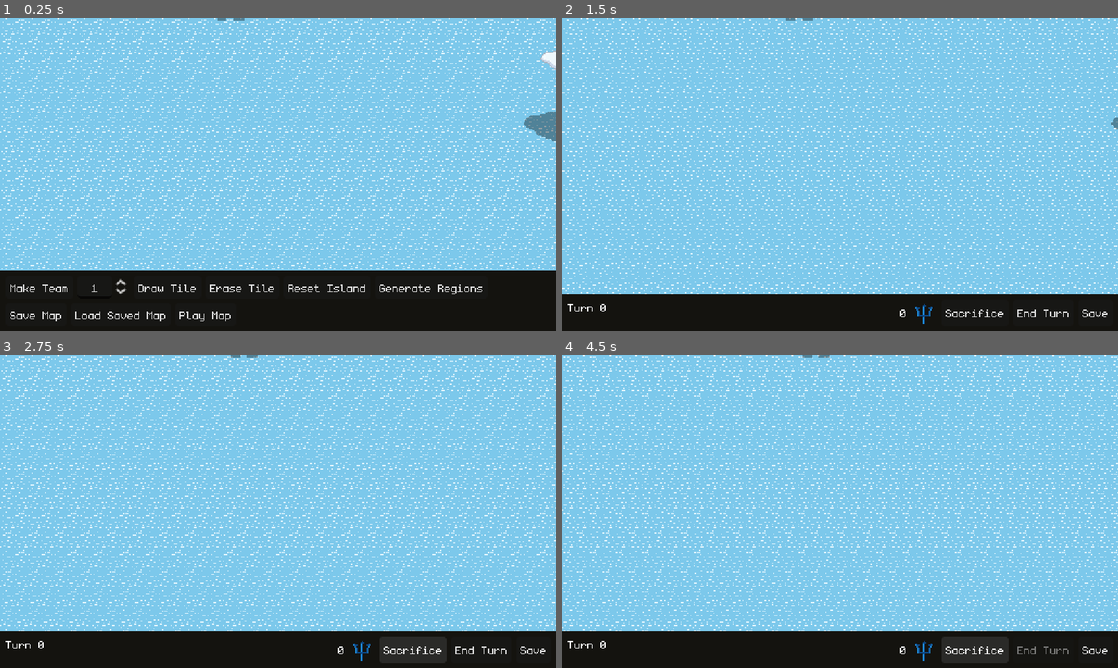
Above: before the commit, frames 1-4 (two rows, left to right).
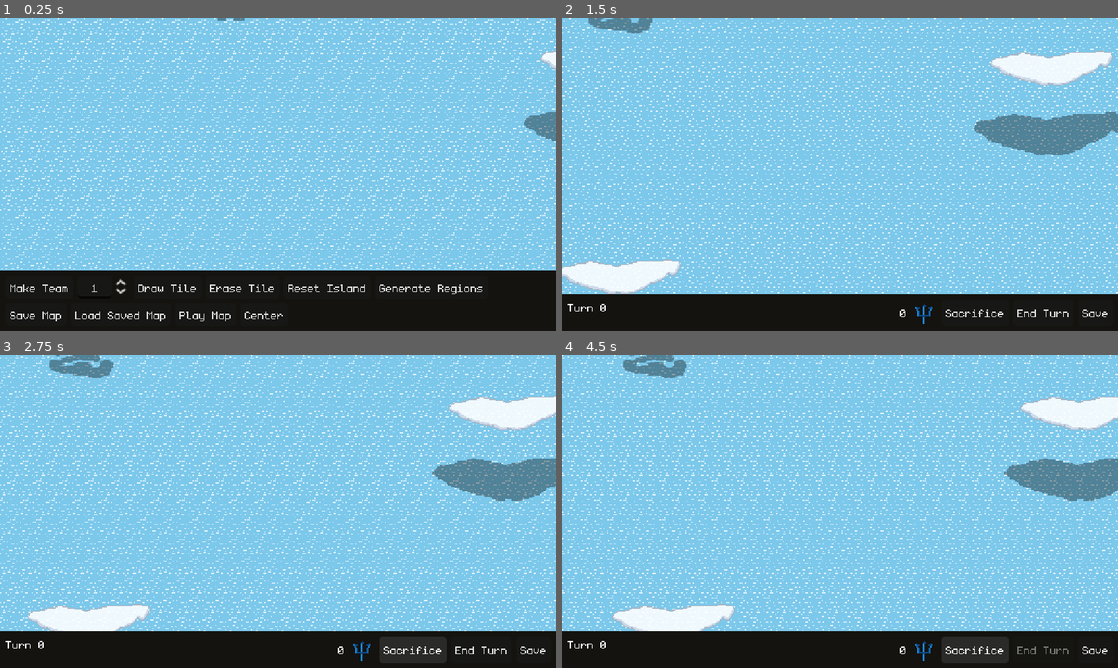
Above: after the commit, the same moments.

Repository: feored/LD54
Game: Godot game, scene res://scenes/main.tscn
Same seed, same stepped clock (60 frames per second), same inputs: the game is played once before the commit and once after it.
Inputs (mouse positions are in pixels of both pictures, inside the frame that each line leads up to):
- Up to frame 1 (0.25 s): no input
- Up to frame 2 (1.5 s): click (823, 315) at 0.5 s, where only the run after the commit has a clickable "Center"; click "Play Map" at 1.25 s
- Up to frame 3 (2.75 s): click "Sacrifice" at 2 s
- Up to frame 4 (4.5 s): click "End Turn" at 2.75 s; click "Sacrifice" at 3.5 s; click "Sacrifice" at 4.25 s

The runs differ from the first frame. In frame 1, less than 0.1% of the frame differs, in the area x 44-51%, y 93-97%; in frame 2, 19%; in frame 3, 19%, in the area x 0-100%, y 0-89%; in frame 4, 19%.
Error in both runs: Modulo by zero error in operator '%'. (res://scenes/main.gd:300)

Commit message:
fix load: generate units

Diff:
--- a/scenes/main.gd
+++ b/scenes/main.gd
@@ -408,6 +408,8 @@
 		region.set_units(saved_region.units)
 		self.world.regions[region_id] = region
 		self.world.region_update_label(region)
+		if region.team != Constants.NO_TEAM:
+			region.generate_units()
 
 func _on_load_btn_pressed():
 	load_saved_game()
@@ -448,3 +450,6 @@
 
 func _on_save_btn_pressed():
 	save()
+
+func _on_center_btn_pressed():
+	await self.world.camera.move_bounded(self.world.coords_to_pos(Vector2i(0, 0)), 5)
--- a/scenes/main.tscn
+++ b/scenes/main.tscn
@@ -257,7 +257,7 @@
 [node name="PlaceTeamNum" type="SpinBox" parent="MapEditorUI/PanelContainer/MarginContainer/HBoxContainer/HBoxContainer"]
 layout_mode = 2
 min_value = 1.0
-max_value = 6.0
+max_value = 7.0
 value = 1.0
 rounded = true
 alignment = 1
@@ -292,6 +292,10 @@
 [node name="PlayBtn" type="Button" parent="MapEditorUI/PanelContainer/MarginContainer/HBoxContainer/HBoxContainer2"]
 layout_mode = 2
 text = "Play Map"
+
+[node name="CenterBtn" type="Button" parent="MapEditorUI/PanelContainer/MarginContainer/HBoxContainer/HBoxContainer2"]
+layout_mode = 2
+text = "Center"
 
 [connection signal="pressed" from="UI/Panel/MarginContainer/HBoxContainer/HBoxContainer/SacrificeContainer/SacrificeButton" to="." method="_on_sacrifice_button_pressed"]
 [connection signal="pressed" from="UI/Panel/MarginContainer/HBoxContainer/TurnButton" to="." method="_on_turn_button_pressed"]
@@ -309,3 +313,4 @@
 [connection signal="pressed" from="MapEditorUI/PanelContainer/MarginContainer/HBoxContainer/HBoxContainer2/SaveBtn" to="." method="_on_save_btn_pressed"]
 [connection signal="pressed" from="MapEditorUI/PanelContainer/MarginContainer/HBoxContainer/HBoxContainer2/LoadBtn" to="." method="_on_load_btn_pressed"]
 [connection signal="pressed" from="MapEditorUI/PanelContainer/MarginContainer/HBoxContainer/HBoxContainer2/PlayBtn" to="." method="_on_play_btn_pressed"]
+[connection signal="pressed" from="MapEditorUI/PanelContainer/MarginContainer/HBoxContainer/HBoxContainer2/CenterBtn" to="." method="_on_center_btn_pressed"]
